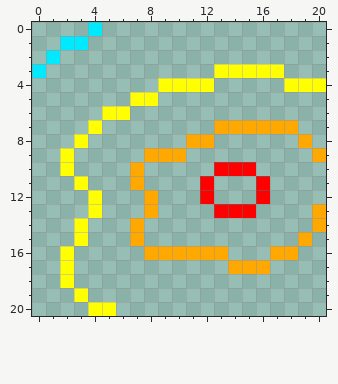
Two states of a pixel-art sprite, PatientHierarchy/Widgets/Resources/Icons/Isodose.png. Above is the file before it was changed.
The file is 21x21 pixels.
After:
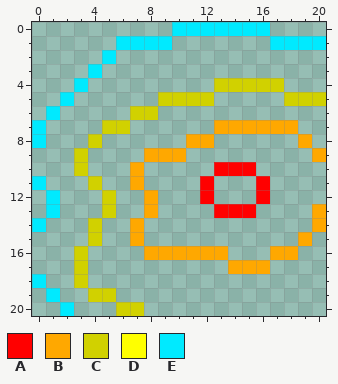
Palette (. is transparent): A #ff0000  B #ffa800  C #d1d100  D #ffff00  E #00eaff
Edits made:
Changed rows in their new state; - is an unchanged pixel.
first column x 0:
 0 ----.-----EEEEEEE----
 1 --..--EEEE-------EEEE
 2 -.---E---------------
 3 .---E--------.....---
 4 ---E-----....CCCCC...
 5 --E----..CCCC-----CCC
 6 -E---..CC------------
 7 E---.CC--------------
 8 E--.C----------------
 9 --.C-----------------
10 --.C-----------------
11 E--.C----------------
12 -E--.C---------------
13 -E--.C---------------
14 E--.C----------------
15 ---.C----------------
16 --.C-----------------
17 --.C-----------------
18 E-.C-----------------
19 -E-.CC---------------
20 --E-..CC-------------
Boxes around the changes in both pictures, in picture pixels (x1, y1, x2, y2):
changed: (32, 22, 326, 316)
